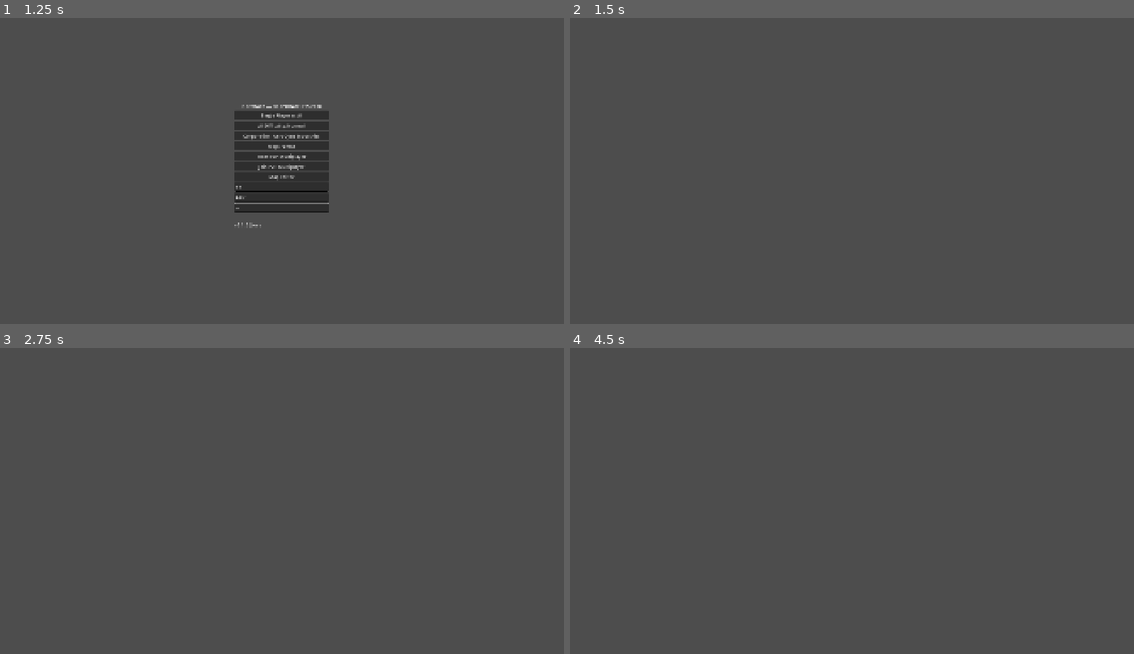
Above: before the commit, frames 1-4 (two rows, left to right).
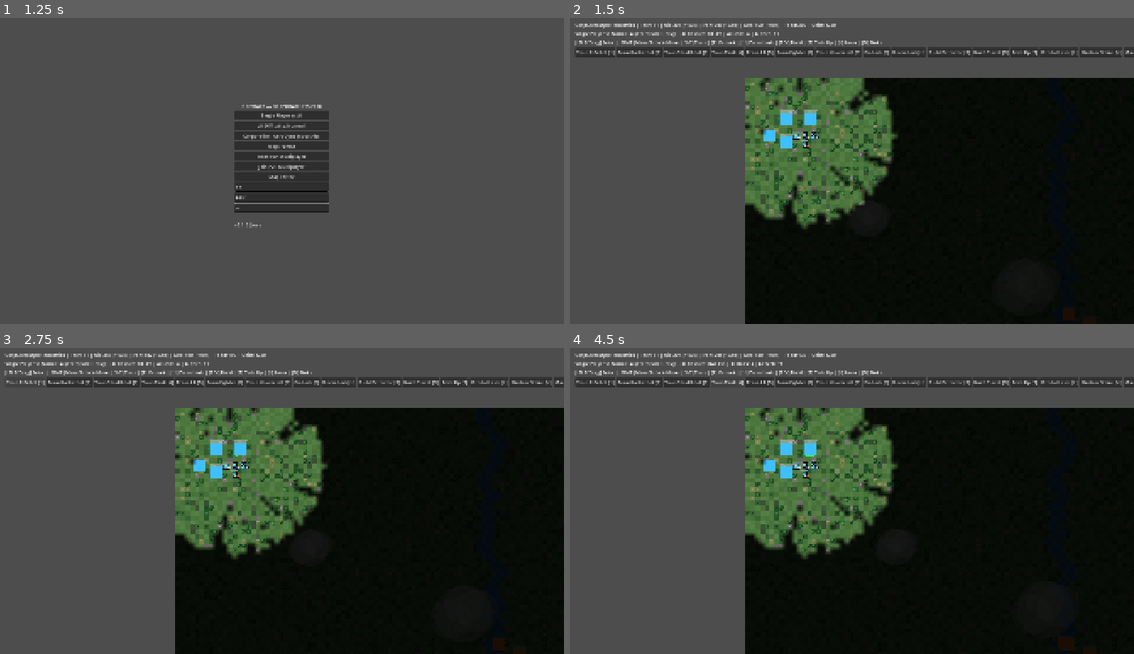
Above: after the commit, the same moments.

Repository: 23skdu/BroWarz
Game: Godot game, scene res://scenes/main_menu.tscn
Same seed, same stepped clock (60 frames per second), same inputs: the game is played once before the commit and once after it.
Inputs (mouse positions are in pixels of both pictures, inside the frame that each line leads up to):
- Up to frame 1 (1.25 s): click (282, 186) at 0.52 s; type "12" at 0.6 s; click (282, 198) at 0.75 s; type "Alex" at 0.83 s; click (282, 207) at 0.98 s; type "12" at 1.07 s
- Up to frame 2 (1.5 s): click "Single Player vs AI" at 1.25 s
- Up to frame 3 (2.75 s): click (22, 381) at 2 s, where only the run after the commit has a clickable "Train Riflebot [1]"
- Up to frame 4 (4.5 s): click (637, 381) at 2.75 s, where only the run after the commit has a clickable "Train Rocketbot [2]"; click (688, 381) at 3.5 s, where only the run after the commit has a clickable "Train Stealthbot [3]"; click (727, 381) at 4.25 s, where only the run after the commit has a clickable "Train Tank [4]"

Frame 1 is identical in both runs. In frame 2, 59% of the frame differs, in the area x 0-100%, y 1-100%; in frame 3, 58%; in frame 4, 58%.
Error before the commit: Parse Error: Cannot infer the type of "d" variable because the value doesn't have a set type. (res://scripts/game/game.gd:411)

Commit message:
Fix type inference in game.gd and add 20 new improvement steps to docs/roadmap.md

Diff:
--- a/scripts/game/game.gd
+++ b/scripts/game/game.gd
@@ -407,11 +407,12 @@
 		var best_t: Node2D = null
 		var best_d := 140.0
 		for t in transports:
-			if t.can_load_passenger(u):
-				var d := u.global_position.distance_to(t.global_position)
+			var t_node: Node2D = t
+			if t_node.can_load_passenger(u):
+				var d: float = (u as Node2D).global_position.distance_to(t_node.global_position)
 				if d <= best_d:
 					best_d = d
-					best_t = t
+					best_t = t_node
 		if best_t != null and best_t.embark_passenger(u):
 			selected_units.erase(u)
 			loaded += 1
Not shown, changed: docs/roadmap.md
